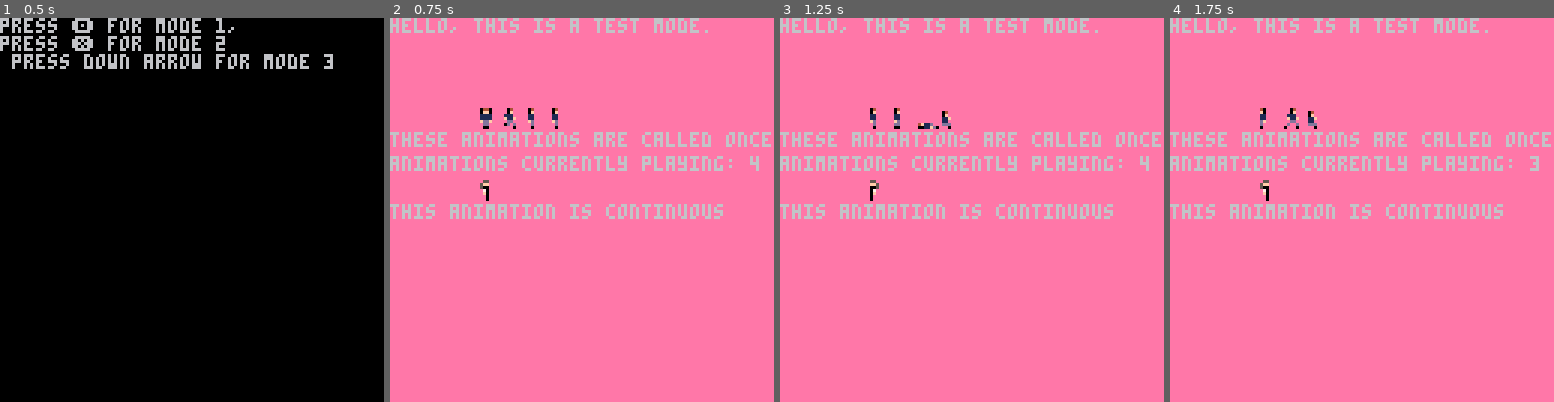
Above: before the commit, frames 1-4 (left to right).
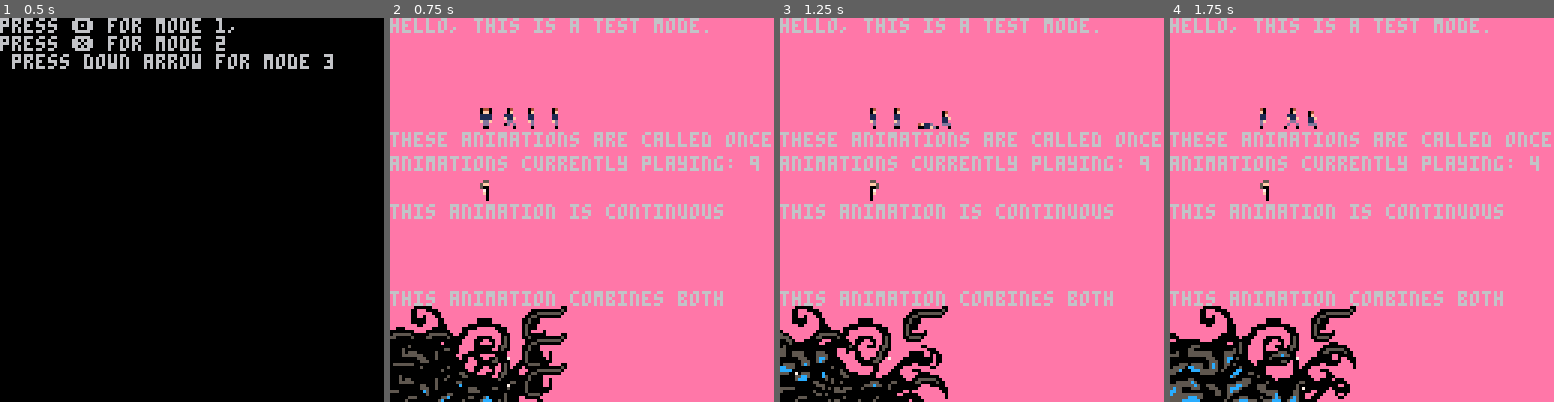
Above: after the commit, the same moments.

Repository: llopez020/Anxiety-at-its-Finest
Game: PICO-8 cartridge base.p8
Same seed, same stepped clock (60 frames per second), same inputs: the game is played once before the commit and once after it.
Inputs:
- Up to frame 1 (0.5 s): tap X (X key) at 0.33 s
- Up to frame 2 (0.75 s): tap X (X key) at 0.7 s
- Up to frame 3 (1.25 s): tap O (Z key) at 1.07 s
- Up to frame 4 (1.75 s): tap X (X key) at 1.43 s

Frame 1 is identical in both runs. In frame 2, 9.1% of the frame differs, in the area x 0-96%, y 35-100%; in frame 3, 8.0%; in frame 4, 8.8%.

Commit message:
added anxiety animation to showcase

Diff:
--- a/base.p8
+++ b/base.p8
@@ -17,6 +17,11 @@
 --animation test vars
 start_animate = 1
 sprite_animation = {24,25}
+anxiety_animation = {64,72,128,136,128,72}
+anxiety_animation2 = {64,72,128,136,128,72}
+anxiety_animation3 = {64,72,128,136,128,72}
+bounce = 0
+--
 
 
 grav=2 -- gravity unused
@@ -186,6 +191,16 @@
 	animate_once(30+8,30,{3,4,5},1,1,15,3)
 	animate_once(30+8+8,30,{6,7,8},1,1,15,2)
 	animate_once(30+8+8+8,30,{6,7},1,1,10,2)
+	for i = 1, 5 do
+		animate_once(
+			-40-flr(rnd(32)),
+			100,
+			{72,128,136,128},
+			8,
+			4,
+			flr(rnd(5))+5,
+			2)
+	end
 	start_animate = 0
 end
 print("these animations are called once",0,30+8)
@@ -195,7 +210,16 @@
 end
 
 animate(sprite_animation,30,30+8+8+8,sprite_animation,1,1,10)
+animate(anxiety_animation,sin(bounce)*4-4,96,anxiety_animation,8,4,5)
+animate(anxiety_animation2,sin(bounce)*4-4,105,anxiety_animation2,8,4,11)
+animate(anxiety_animation3,sin(bounce)*4-4,115,anxiety_animation3,8,4,17)
+if(bounce > 1) then
+	bounce = 0
+else
+	bounce = bounce + 0.010
+end
 print("this animation is continuous",0,30+8+8+8+8)
+print("this animation combines both",0,91)
 
 handle_animations()
 --end animation showcase
Not shown, changed: 64 lines of the sprite sheet (__gfx__) section of base.p8
